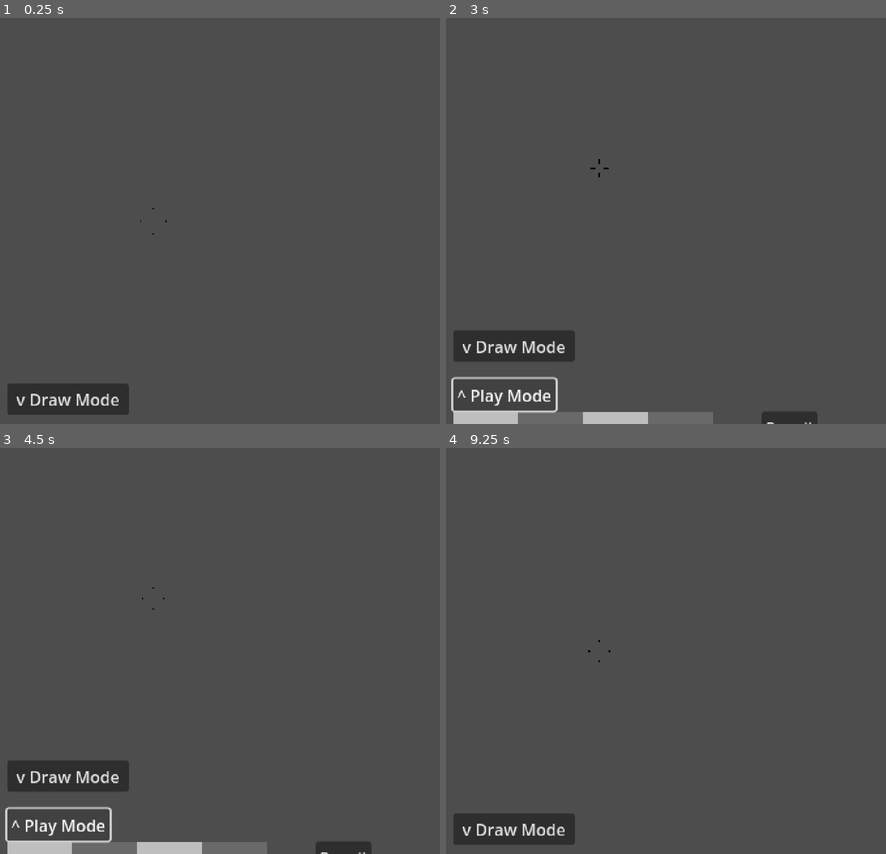
Above: before the commit, frames 1-4 (two rows, left to right).
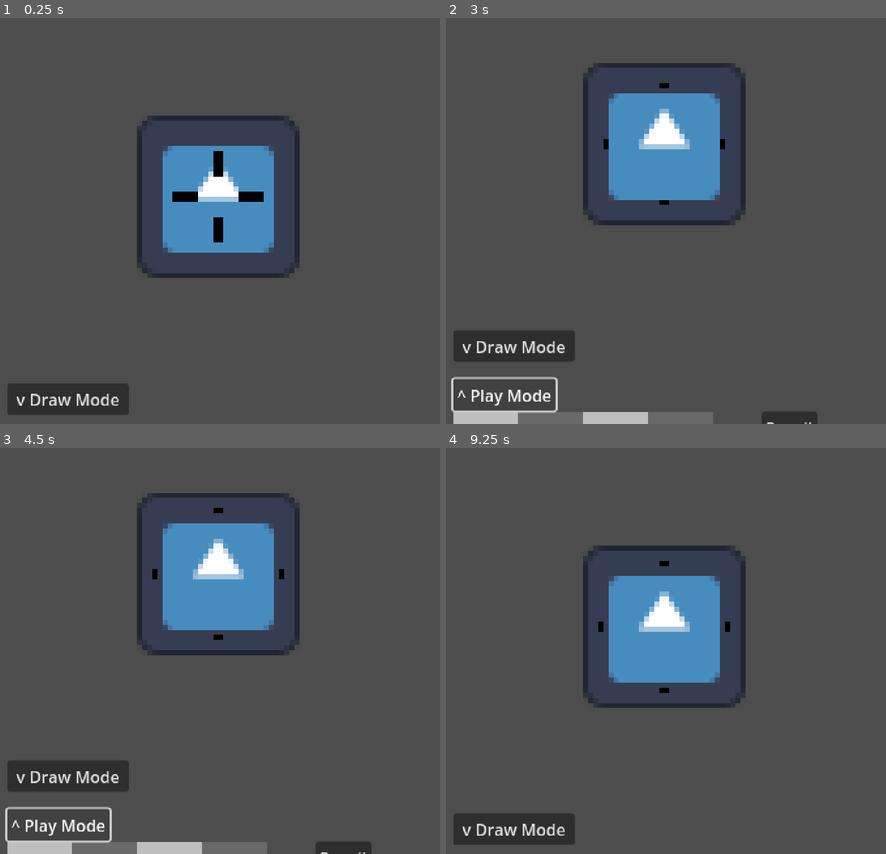
Above: after the commit, the same moments.

Repository: kennethbchen/Fireworkshop-Game
Game: Godot game, scene res://main.tscn
The game is run twice, just before and just after one commit, with the same random seed, the same clock (stepped at 60 frames per second) and the same inputs. The engine's default icon, where the game draws it, is replaced by a stand-in: a white triangle on a blue panel in a dark square.
Inputs:
- Up to frame 1 (0.25 s): no input
- Up to frame 2 (3 s): click "v Draw Mode" at 0.5 s; click "Add New Frame" at 1.25 s; click "Add New Frame" at 2 s; click "^ Play Mode" at 2.75 s
- Up to frame 3 (4.5 s): click "v Draw Mode" at 3.5 s; click "^ Play Mode" at 4.25 s
- Up to frame 4 (9.25 s): click "v Draw Mode" at 5 s; click "Pencil" at 5.75 s; click "Pencil" at 6.5 s; click "Pencil" at 7.25 s; click "Add New Frame" at 8 s; click "^ Play Mode" at 8.75 s

The runs differ from the first frame. In frame 1, 8.4% of the frame differs, in the area x 31-69%, y 24-64%; in frame 2, 8.6%, in the area x 31-69%, y 11-52%; in frame 3, 8.5%; in frame 4, 8.5%.

Commit message:
Started experimenting with viewports for play mode

Diff:
--- a/main.tscn
+++ b/main.tscn
@@ -1,8 +1,9 @@
-[gd_scene load_steps=16 format=3 uid="uid://i7vtjolmol5c"]
+[gd_scene load_steps=17 format=3 uid="uid://i7vtjolmol5c"]
 
 [ext_resource type="Script" path="res://scripts/player_data.gd" id="1_2o573"]
 [ext_resource type="Script" path="res://scripts/camera.gd" id="1_5hvaw"]
 [ext_resource type="Script" path="res://scripts/debug_commands.gd" id="1_255dg"]
+[ext_resource type="Texture2D" uid="uid://ct8wdx0sna33v" path="res://icon.svg" id="1_mjnsk"]
 [ext_resource type="Script" path="res://scripts/global_tool_settings.gd" id="1_om5vq"]
 [ext_resource type="Script" path="res://scripts/player_controls.gd" id="2_3u3oc"]
 [ext_resource type="Script" path="res://scripts/drawing_area.gd" id="3_c1rli"]
@@ -30,6 +31,26 @@
 
 [node name="Main" type="Node2D"]
 
+[node name="SubViewportContainer" type="SubViewportContainer" parent="."]
+offset_left = 56.0
+offset_top = -384.0
+offset_right = 120.0
+offset_bottom = -320.0
+scale = Vector2(5, 5)
+
+[node name="SubViewport" type="SubViewport" parent="SubViewportContainer"]
+disable_3d = true
+size = Vector2i(64, 64)
+
+[node name="Sprite2D" type="Sprite2D" parent="SubViewportContainer/SubViewport"]
+texture = ExtResource("1_mjnsk")
+
+[node name="AnimatedSprite2D" type="AnimatedSprite2D" parent="SubViewportContainer/SubViewport"]
+sprite_frames = ExtResource("12_wq1f7")
+autoplay = "default"
+
+[node name="Camera2D" type="Camera2D" parent="SubViewportContainer/SubViewport"]
+
 [node name="PlayModeViewportGuide" type="Marker2D" parent="."]
 position = Vector2(0, -405)
 
@@ -204,13 +225,6 @@
 [node name="EraserTool" type="Node" parent="PlayerControls"]
 script = ExtResource("4_x4p8e")
 
-[node name="AnimatedSprite2D" type="AnimatedSprite2D" parent="."]
-position = Vector2(152, -200)
-sprite_frames = ExtResource("12_wq1f7")
-autoplay = "default"
-frame = 8
-frame_progress = 0.477751
-
 [connection signal="pressed" from="CreateModeUI/Tools/PencilButton" to="PlayerControls" method="change_tool_from_name"]
 [connection signal="pressed" from="CreateModeUI/Tools/EraserButton" to="PlayerControls" method="change_tool_from_name"]
 [connection signal="pressed" from="CreateModeUI/FlipbookFrameControls/VBoxContainer/AddFrameButton" to="PlayerData" method="append_new_frame"]
